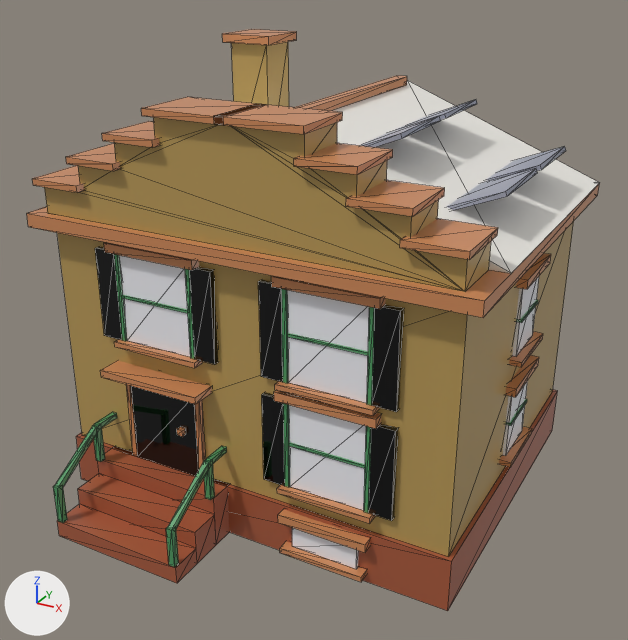
Two versions of the glTF model assets/managed-models/buildings/house-1x1-2f-dutch-a-solar/house-1x1-2f-dutch-a-solar.glb, one commit apart.
The view is the same before and after, from a 50 mm camera at (0.881, -1.598, 1.2) aimed at (0.019, -0.031, 0.416). Arrows for +X, +Y and +Z are at lower left; the lights stay in place. The older version comes first. Mesh edges are drawn as thin lines. Vertices at exactly the same position are counted once.

The first picture shows 'house-1x1-2f-dutch-a-solar'.
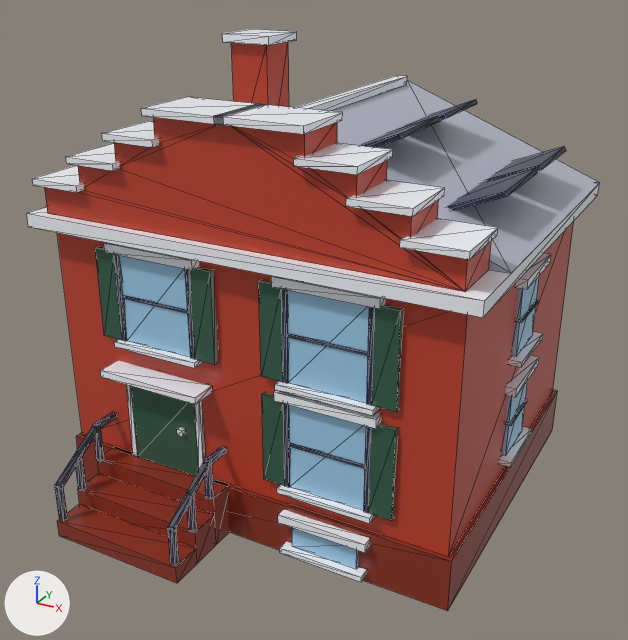
Pixel boxes (x1, y1, x2, y2) of what changed, in the pictures (628 x 640 px; the box of a moved part takes in the faces that stretch with it):
```json
{"part": 1, "of": "me_house_1x1_2f_dutch_a_solar", "change": "moved or reshaped", "before": [92, 424, 105, 462], "after": [74, 453, 86, 491]}
{"part": 2, "of": "me_house_1x1_2f_dutch_a_solar", "change": "moved or reshaped", "before": [203, 460, 215, 500], "after": [93, 422, 104, 461]}
{"part": 3, "of": "me_house_1x1_2f_dutch_a_solar", "change": "moved or reshaped", "before": [166, 527, 179, 567], "after": [168, 526, 179, 566]}
{"part": 4, "of": "me_house_1x1_2f_dutch_a_solar", "change": "added", "after": [186, 493, 197, 532]}
{"part": 5, "of": "me_house_1x1_2f_dutch_a_solar", "change": "added", "after": [204, 458, 214, 499]}
{"part": 6, "of": "me_house_1x1_2f_dutch_a_solar", "change": "moved or reshaped", "before": [53, 485, 67, 523], "after": [55, 484, 68, 522]}
{"part": 7, "of": "me_house_1x1_2f_dutch_a_solar", "change": "surface changed", "before": [27, 29, 599, 611], "after": [27, 29, 599, 611]}
```

Edits to the scene script, one JSON object a line:
```json
{"block": "me_house_1x1_2f_dutch_a_solar", "where": "# used by ob_house_1x1_2f_dutch_a_solar; location = (0.0, 0.0, 0.0)"}
{"block": "me_house_1x1_2f_dutch_a_solar", "where": "# verts and faces of me_house_1x1_2f_dutch_a_solar; kept vertices keep their numbers, new ones are numbered from 790"}
{"block": "me_house_1x1_2f_dutch_a_solar", "where": "# before: 706 (-0.357, -0.5, 0.04) at pixel (58, 521), 707 (-0.343, -0.5, 0.04) at pixel (62, 522), 708 (-0.343, -0.486, 0.04) at pixel (67, 519), 709 (-0.357, -0.486, 0.04), 710 (-0.357, -0.5, 0.13) at pixel (53, 486)"}
{"block": "me_house_1x1_2f_dutch_a_solar", "where": "# before: 711 (-0.343, -0.5, 0.13) at pixel (57, 488), 712 (-0.343, -0.486, 0.13) at pixel (62, 484), 713 (-0.357, -0.486, 0.13) at pixel (57, 482)"}
{"op": "remove", "block": "me_house_1x1_2f_dutch_a_solar", "code": "me_house_1x1_2f_dutch_a_solar.from_pydata(...)  # 790 vertices, 1296 faces; spans x -0.5..0.5, y -0.5..0.495, z 0.0..0.99"}
{"op": "add", "block": "me_house_1x1_2f_dutch_a_solar", "code": "me_house_1x1_2f_dutch_a_solar.from_pydata(...)  # 806 vertices, 1320 faces; spans x -0.5..0.5, y -0.5..0.495, z 0.0..0.99"}
{"block": "me_house_1x1_2f_dutch_a_solar", "change": "me_house_1x1_2f_dutch_a_solar part 1: the loose piece of 8 vertices spanning x -0.357..-0.343, y -0.367..-0.353, z 0.12..0.21 is moved by (0.0, -0.065, -0.039)"}
{"block": "me_house_1x1_2f_dutch_a_solar", "change": "me_house_1x1_2f_dutch_a_solar part 2: the loose piece of 8 vertices spanning x -0.057..-0.043, y -0.367..-0.353, z 0.12..0.21 is moved by (-0.3, 0.0, 0.001)"}
{"block": "me_house_1x1_2f_dutch_a_solar", "change": "me_house_1x1_2f_dutch_a_solar part 3: the loose piece of 8 vertices spanning x -0.057..-0.043, y -0.5..-0.486, z 0.04..0.13 is moved by (0.0, 0.003, 0.001)"}
{"block": "me_house_1x1_2f_dutch_a_solar", "change": "me_house_1x1_2f_dutch_a_solar part 4: a new loose piece, a box spanning x -0.056..-0.044, y -0.431..-0.419, z 0.08..0.172, in mat_m_house_1x1_2f_dutch_a_solar"}
{"block": "me_house_1x1_2f_dutch_a_solar", "change": "me_house_1x1_2f_dutch_a_solar part 5: a new loose piece, a box spanning x -0.056..-0.044, y -0.366..-0.354, z 0.12..0.212, in mat_m_house_1x1_2f_dutch_a_solar"}
{"block": "me_house_1x1_2f_dutch_a_solar", "change": "me_house_1x1_2f_dutch_a_solar part 6"}
{"op": "add", "block": "me_house_1x1_2f_dutch_a_solar", "code": "verts[706] = (-0.356, -0.496, 0.04)  # moved, pixel (59, 520)"}
{"op": "add", "block": "me_house_1x1_2f_dutch_a_solar", "code": "verts[707] = (-0.344, -0.496, 0.04)  # moved, pixel (63, 521)"}
{"op": "add", "block": "me_house_1x1_2f_dutch_a_solar", "code": "verts[708] = (-0.344, -0.484, 0.04)  # moved, pixel (67, 518)"}
{"op": "add", "block": "me_house_1x1_2f_dutch_a_solar", "code": "verts[709] = (-0.356, -0.484, 0.04)  # moved"}
{"op": "add", "block": "me_house_1x1_2f_dutch_a_solar", "code": "verts[710] = (-0.356, -0.496, 0.132)  # moved, pixel (54, 484)"}
{"op": "add", "block": "me_house_1x1_2f_dutch_a_solar", "code": "verts[711] = (-0.344, -0.496, 0.132)  # moved, pixel (58, 486)"}
{"op": "add", "block": "me_house_1x1_2f_dutch_a_solar", "code": "verts[712] = (-0.344, -0.484, 0.132)  # moved, pixel (62, 483)"}
{"op": "add", "block": "me_house_1x1_2f_dutch_a_solar", "code": "verts[713] = (-0.356, -0.484, 0.132)  # moved, pixel (58, 481)"}
{"block": "me_house_1x1_2f_dutch_a_solar", "change": "me_house_1x1_2f_dutch_a_solar part 7: 1260 kept faces spanning x -0.5..0.5, y -0.5..0.495, z 0.0..0.99 get new texture (UV) coordinates"}
```
